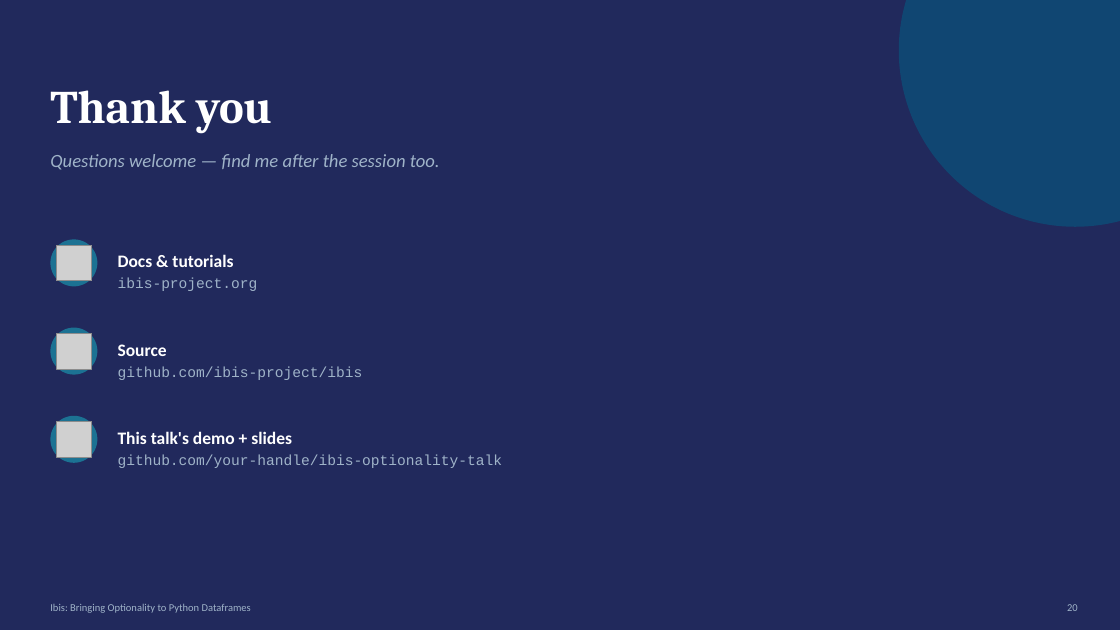
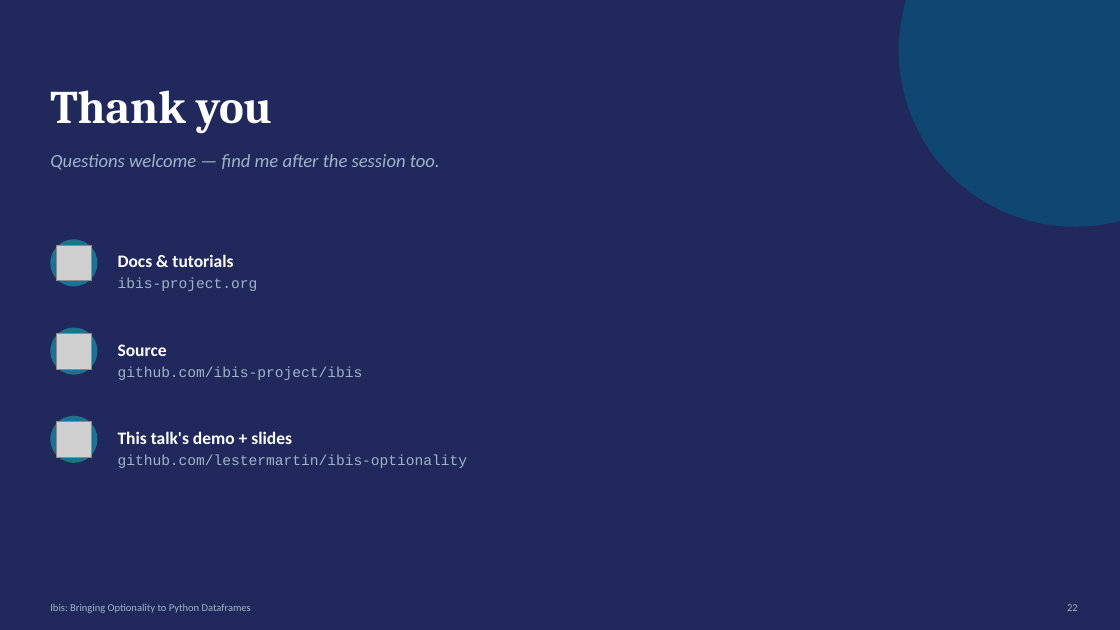
Before and after one commit to lestermartin/ibis-optionality, a slide deck: slide 22 of slides/ibis-optionality-slides.pptx (slide 20 before the commit). Drawn at 1120x630 pixels with LibreOffice and Linux fonts; fonts in the diff are those of the drawing; grey boxes stand for pictures. Boxes give left, top, right and bottom in pixels: in the first picture for what was removed or moved away, otherwise in the second. Text is boxed around its words. In the diff, an @@ line names an element or a change of style, - is before the commit and + after.

```diff
--- a/slides/ibis-optionality-slides.pptx
+++ b/slides/ibis-optionality-slides.pptx
@@ text at [118, 454, 468, 468]: text changed @@
-github.com/your-handle/ibis-optionality-talk
+github.com/lestermartin/ibis-optionality
```
Also in this commit, not shown: 9 other slides changed, 2 slides added, 2 other files.
